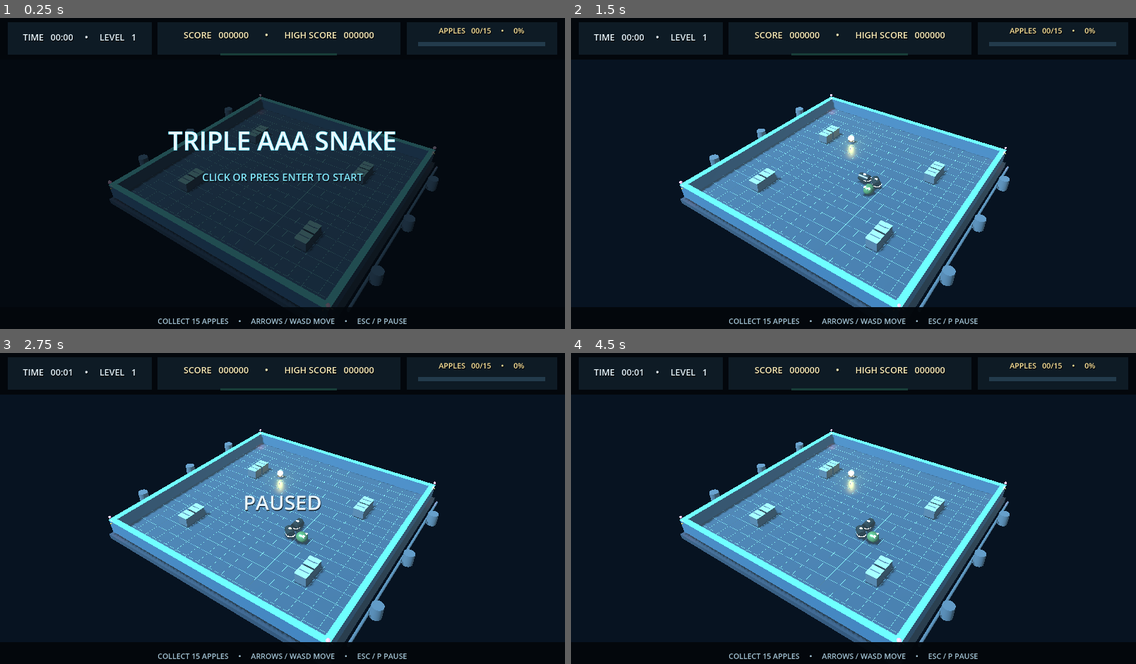
Above: before the commit, frames 1-4 (two rows, left to right).
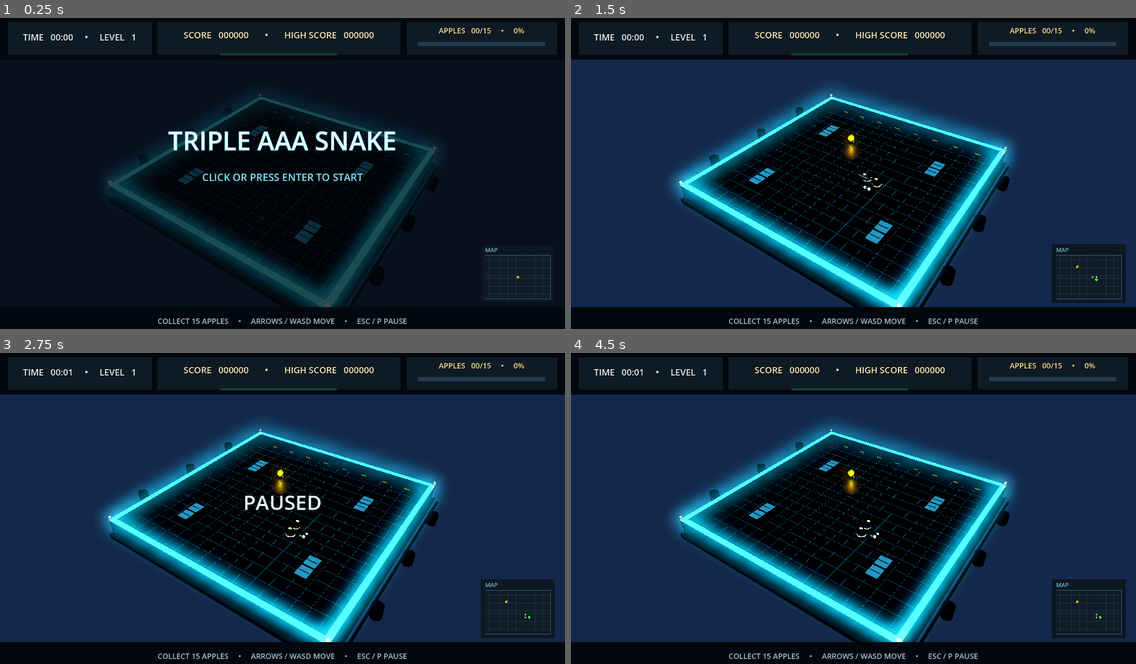
Above: after the commit, the same moments.

Repository: ADD-Attack/Cadre
Game: Godot game, scene res://main.tscn
Two runs of this game, one before a commit and one after it. Both use one fixed random seed, a clock stepped at 60 frames per second and the inputs below.
Inputs (mouse positions are in pixels of both pictures, inside the frame that each line leads up to):
- Up to frame 1 (0.25 s): no input
- Up to frame 2 (1.5 s): tap Enter at 0.5, 0.6 s; move the mouse to (977, 161) at 0.52 s; hold Right 0.53-1.28 s; click (977, 161) at 0.67 s; move the mouse to (740, 192) at 1.27 s; hold Down from 1.28 s (still down); tap Keypad Enter at 1.35 s; click (740, 192) at 1.42 s
- Up to frame 3 (2.75 s): move the mouse to (339, 443) at 2.02 s; release Down at 2.03 s; hold Right from 2.03 s (still down); tap P at 2.1 s; click (339, 443) at 2.17 s
- Up to frame 4 (4.5 s): tap Space at 2.75, 4.25 s; move the mouse to (825, 573) at 2.77 s; release Right at 2.78 s; hold Up 2.78-3.53 s; tap Enter at 2.85, 3.5 s; click (825, 573) at 2.92 s; move the mouse to (1023, 558) at 3.52 s; hold Left from 3.53 s (still down); tap Keypad Enter at 3.6 s; click (1023, 558) at 3.67 s; move the mouse to (684, 464) at 4.27 s; tap P at 4.35 s; click (684, 464) at 4.42 s

The runs differ from the first frame. In frame 1, 18% of the frame differs, in the area x 18-98%, y 23-93%; in frame 2, 77%, in the area x 0-100%, y 13-93%; in frame 3, 77%; in frame 4, 77%.

Commit message:
Snake Wave 3: dark neon arena and minimap

Diff:
--- a/snake-aaa/main.gd
+++ b/snake-aaa/main.gd
@@ -9,7 +9,7 @@
 const CYAN := Color("#13d9ff")
 const GREEN := Color("#7dff76")
 const GOLD := Color("#ffc83d")
-const BG := Color("#071321")
+const BG := Color("#05090f")
 
 var rng := RandomNumberGenerator.new()
 var snake: Array[Vector2i] = []
@@ -46,6 +46,7 @@
 var progress_fill: ColorRect
 var apple_fruit: MeshInstance3D
 var warning_lights: Array[MeshInstance3D] = []
+var minimap: SnakeMinimap
 var objective_label: Label
 var pause_label: Label
 var hud_layer: CanvasLayer
@@ -81,6 +82,8 @@
 	for i in range(warning_lights.size()):
 		warning_lights[i].scale = Vector3.ONE * (0.8 + 0.35 * (0.5 + 0.5 * sin(elapsed * 2.4 + float(i))))
 	_update_hud()
+	if minimap != null:
+		minimap.update_state(snake, apple)
 
 
 func _unhandled_input(event: InputEvent) -> void:
@@ -116,19 +119,22 @@
 	environment.background_mode = Environment.BG_COLOR
 	environment.background_color = BG
 	environment.ambient_light_source = Environment.AMBIENT_SOURCE_COLOR
-	environment.ambient_light_color = Color("#a1c4dc")
-	environment.ambient_light_energy = 1.15
-	environment.fog_enabled = true
-	environment.fog_light_color = Color("#789bad")
-	environment.fog_density = 0.0035
+	environment.ambient_light_color = Color("#2a3c50")
+	environment.ambient_light_energy = 0.35
+	environment.fog_enabled = false
 	environment.tonemap_mode = Environment.TONE_MAPPER_FILMIC
+	environment.tonemap_exposure = 1.0
+	environment.glow_enabled = true
+	environment.glow_intensity = 0.6
+	environment.glow_strength = 1.1
+	environment.glow_hdr_threshold = 0.55
 	world.environment = environment
 	add_child(world)
 
 	var sun := DirectionalLight3D.new()
 	sun.rotation_degrees = Vector3(-52, -28, 0)
-	sun.light_color = Color("#c5e9ff")
-	sun.light_energy = 1.8
+	sun.light_color = Color("#bfe3ff")
+	sun.light_energy = 0.7
 	sun.shadow_enabled = true
 	add_child(sun)
 
@@ -155,37 +161,37 @@
 func _build_arena() -> void:
 	var floor_mesh := BoxMesh.new()
 	floor_mesh.size = Vector3(GRID_SIZE * TILE, 0.25, GRID_SIZE * TILE)
-	_add_mesh(arena_root, floor_mesh, Vector3(0, -0.2, 0), _material(Color("#30495d"), 0.65, 0.4))
+	_add_mesh(arena_root, floor_mesh, Vector3(0, -0.2, 0), _material(Color("#141e29"), 0.85, 0.38))
 	var under_mesh := BoxMesh.new()
 	under_mesh.size = Vector3(GRID_SIZE * TILE + 1.0, 0.45, GRID_SIZE * TILE + 1.0)
-	_add_mesh(arena_root, under_mesh, Vector3(0, -0.58, 0), _material(Color("#142638"), 0.55, 0.6))
+	_add_mesh(arena_root, under_mesh, Vector3(0, -0.58, 0), _material(Color("#09111a"), 0.72, 0.55))
 	# Fine metal grid lines and luminous perimeter inlays.
 	for i in range(GRID_SIZE + 1):
 		var offset := (float(i) - CENTER) * TILE - TILE * 0.5
 		var line_mesh := BoxMesh.new()
 		line_mesh.size = Vector3(0.018, 0.014, GRID_SIZE * TILE)
-		_add_mesh(arena_root, line_mesh, Vector3(offset, -0.064, 0), _glow_material(Color("#54819a"), 0.48))
+		_add_mesh(arena_root, line_mesh, Vector3(offset, -0.064, 0), _glow_material(Color("#0e5566"), 0.6))
 		var cross_mesh := BoxMesh.new()
 		cross_mesh.size = Vector3(GRID_SIZE * TILE, 0.014, 0.018)
-		_add_mesh(arena_root, cross_mesh, Vector3(0, -0.064, offset), _glow_material(Color("#54819a"), 0.48))
+		_add_mesh(arena_root, cross_mesh, Vector3(0, -0.064, offset), _glow_material(Color("#0e5566"), 0.6))
 	var span := GRID_SIZE * TILE
 	for edge in [-1, 1]:
 		var wall := BoxMesh.new()
 		wall.size = Vector3(span + 0.48, 1.25, 0.42)
-		_add_mesh(arena_root, wall, Vector3(0, 0.5, edge * (span * 0.5 + 0.03)), _material(Color("#29485f"), 0.42, 0.38))
-		_add_mesh(arena_root, _box(Vector3(span + 0.52, 0.055, 0.48)), Vector3(0, 1.15, edge * (span * 0.5 + 0.03)), _glow_material(CYAN, 4.0))
+		_add_mesh(arena_root, wall, Vector3(0, 0.5, edge * (span * 0.5 + 0.03)), _material(Color("#0d1620"), 0.7, 0.45))
+		_add_mesh(arena_root, _box(Vector3(span + 0.52, 0.055, 0.48)), Vector3(0, 1.15, edge * (span * 0.5 + 0.03)), _glow_material(CYAN, 3.2))
 		var side_wall := BoxMesh.new()
 		side_wall.size = Vector3(0.42, 1.25, span + 0.48)
-		_add_mesh(arena_root, side_wall, Vector3(edge * (span * 0.5 + 0.03), 0.5, 0), _material(Color("#29485f"), 0.42, 0.38))
-		_add_mesh(arena_root, _box(Vector3(0.48, 0.055, span + 0.52)), Vector3(edge * (span * 0.5 + 0.03), 1.15, 0), _glow_material(CYAN, 4.0))
+		_add_mesh(arena_root, side_wall, Vector3(edge * (span * 0.5 + 0.03), 0.5, 0), _material(Color("#0d1620"), 0.7, 0.45))
+		_add_mesh(arena_root, _box(Vector3(0.48, 0.055, span + 0.52)), Vector3(edge * (span * 0.5 + 0.03), 1.15, 0), _glow_material(CYAN, 3.2))
 	# Eight fixed crates leave a generous opening around the spawn lane.
 	obstacles = [Vector2i(-5, -4), Vector2i(-5, -3), Vector2i(5, -4), Vector2i(5, -3), Vector2i(-5, 4), Vector2i(-5, 5), Vector2i(5, 4), Vector2i(5, 5)]
 	for cell in obstacles:
 		var crate := BoxMesh.new()
 		crate.size = Vector3(TILE * 0.82, 0.82, TILE * 0.82)
 		var pos := _cell_to_world(cell)
-		_add_mesh(arena_root, crate, pos + Vector3(0, 0.43, 0), _material(Color("#526778"), 0.72, 0.3))
-		_add_mesh(arena_root, _box(Vector3(TILE * 0.84, 0.045, TILE * 0.84)), pos + Vector3(0, 0.86, 0), _glow_material(Color("#36a0bd"), 1.8))
+		_add_mesh(arena_root, crate, pos + Vector3(0, 0.43, 0), _material(Color("#1a2634"), 0.8, 0.3))
+		_add_mesh(arena_root, _box(Vector3(TILE * 0.84, 0.045, TILE * 0.84)), pos + Vector3(0, 0.86, 0), _glow_material(Color("#266580"), 0.7))
 		_add_mesh(arena_root, _box(Vector3(TILE * 0.7, 0.04, 0.08)), pos + Vector3(0, 0.88, 0), _material(Color("#536c79"), 0.7, 0.25))
 
 	_build_industrial_details(span)
@@ -195,17 +201,17 @@
 	# Alternating hazard bands across the inside face of the four arena walls.
 	for edge in [-1.0, 1.0]:
 		for i in range(19):
-			var stripe_color := Color("#ffd34e") if i % 2 == 0 else Color("#18232d")
+			var stripe_color := Color("#d8a012") if i % 2 == 0 else Color("#0a0a0a")
 			var x := -10.2 + float(i) * 1.14
-			_add_mesh(arena_root, _box(Vector3(0.55, 0.09, 0.035)), Vector3(x, 0.96, edge * 10.12), _material(stripe_color, 0.3, 0.45))
-			_add_mesh(arena_root, _box(Vector3(0.035, 0.09, 0.55)), Vector3(edge * 10.12, 0.96, x), _material(stripe_color, 0.3, 0.45))
+			_add_mesh(arena_root, _box(Vector3(0.55, 0.09, 0.035)), Vector3(x, 0.02, edge * 10.01), _material(stripe_color, 0.3, 0.45))
+			_add_mesh(arena_root, _box(Vector3(0.035, 0.09, 0.55)), Vector3(edge * 10.01, 0.02, x), _material(stripe_color, 0.3, 0.45))
 	# Pipe runs and industrial drums sit beyond the playable wall.
 	for side in [-1.0, 1.0]:
 		var pipe_mesh := CylinderMesh.new()
 		pipe_mesh.top_radius = 0.105
 		pipe_mesh.bottom_radius = 0.105
 		pipe_mesh.height = span - 2.0
-		var pipe := _add_mesh(arena_root, pipe_mesh, Vector3(side * 11.2, 0.18, 0), _material(Color("#546c7c"), 0.75, 0.32))
+		var pipe := _add_mesh(arena_root, pipe_mesh, Vector3(side * 11.2, 0.18, 0), _material(Color("#131c26"), 0.86, 0.34))
 		pipe.rotation.x = PI / 2.0
 		for z in [-6.0, 0.0, 6.0]:
 			var barrel_mesh := CylinderMesh.new()
@@ -213,22 +219,22 @@
 			barrel_mesh.bottom_radius = 0.43
 			barrel_mesh.height = 1.05
 			var barrel_x: float = side * 11.65
-			_add_mesh(arena_root, barrel_mesh, Vector3(barrel_x, 0.52, z), _material(Color("#526879"), 0.72, 0.35))
+			_add_mesh(arena_root, barrel_mesh, Vector3(barrel_x, 0.52, z), _material(Color("#131c26"), 0.86, 0.34))
 			var band := TorusMesh.new()
 			band.inner_radius = 0.36
 			band.outer_radius = 0.42
-			var band_node := _add_mesh(arena_root, band, Vector3(barrel_x, 0.52, z), _material(Color("#899ba5"), 0.8, 0.28))
+			var band_node := _add_mesh(arena_root, band, Vector3(barrel_x, 0.52, z), _material(Color("#202a34"), 0.88, 0.3))
 			band_node.rotation.x = PI / 2.0
 	# Red beacons identify the four wall corners.
 	for x in [-10.35, 10.35]:
 		for z in [-10.35, 10.35]:
-			var beacon := _sphere(arena_root, Vector3(x, 1.42, z), 0.13, _glow_material(Color("#ff334a"), 2.8))
+			var beacon := _sphere(arena_root, Vector3(x, 1.42, z), 0.13, _glow_material(Color("#ff2a1e"), 3.0))
 			warning_lights.append(beacon)
 			var point := OmniLight3D.new()
 			point.position = Vector3(x, 1.4, z)
-			point.light_color = Color("#ff304a")
-			point.light_energy = 1.3
-			point.omni_range = 2.8
+			point.light_color = Color("#ff2a1e")
+			point.light_energy = 0.8
+			point.omni_range = 2.5
 			arena_root.add_child(point)
 
 
@@ -306,6 +312,42 @@
 	pause_label = _label("PAUSED", 46, Color("#eaf8ff"), Vector2(0, 306), Vector2(1280, 64), HORIZONTAL_ALIGNMENT_CENTER)
 	pause_label.visible = false
 	hud_layer.add_child(pause_label)
+	minimap = SnakeMinimap.new()
+	minimap.name = "MAP"
+	minimap.position = Vector2(1090, 514)
+	minimap.size = Vector2(166, 132)
+	minimap.mouse_filter = Control.MOUSE_FILTER_IGNORE
+	hud_layer.add_child(minimap)
+
+
+class SnakeMinimap extends Control:
+	var cells: Array[Vector2i] = []
+	var food := Vector2i.ZERO
+
+	func update_state(source: Array[Vector2i], apple_cell: Vector2i) -> void:
+		cells = source.duplicate()
+		food = apple_cell
+		queue_redraw()
+
+	func _draw() -> void:
+		draw_rect(Rect2(Vector2.ZERO, size), Color("#08111a"))
+		draw_rect(Rect2(Vector2.ONE, size - Vector2(2, 2)), Color("#0d1822"))
+		draw_string(get_theme_default_font(), Vector2(9, 17), "MAP", HORIZONTAL_ALIGNMENT_LEFT, -1, 13, Color("#72b7c8"))
+		var bounds := Rect2(9, 24, size.x - 18, size.y - 32)
+		var cell_size := bounds.size / 17.0
+		draw_rect(bounds, Color("#101c27"))
+		for i in range(18):
+			var offset := float(i) * cell_size.x
+			draw_line(bounds.position + Vector2(offset, 0), bounds.position + Vector2(offset, bounds.size.y), Color(0.12, 0.29, 0.35, 0.45), 0.6)
+			offset = float(i) * cell_size.y
+			draw_line(bounds.position + Vector2(0, offset), bounds.position + Vector2(bounds.size.x, offset), Color(0.12, 0.29, 0.35, 0.45), 0.6)
+		draw_rect(bounds, Color("#315061"), false, 1.0)
+		var apple_pos := bounds.position + (Vector2(food.x + 8.5, food.y + 8.5)) * cell_size
+		draw_circle(apple_pos, 2.8, Color("#ffb300"))
+		for i in range(cells.size() - 1, -1, -1):
+			var cell := cells[i]
+			var pos := bounds.position + Vector2(cell.x + 8.5, cell.y + 8.5) * cell_size
+			draw_circle(pos, 2.7 if i == 0 else 1.9, Color("#46ff5e") if i == 0 else Color("#92d85b"))
 
 
 func _panel(pos: Vector2, size: Vector2) -> ColorRect:
@@ -398,17 +440,18 @@
 	var pedestal := CylinderMesh.new()
 	pedestal.top_radius = 0.31
 	pedestal.bottom_radius = 0.4
+	pedestal.radial_segments = 6
 	pedestal.height = 0.16
-	_add_mesh(apple_root, pedestal, at + Vector3(0, 0.08, 0), _material(Color("#596776"), 0.82, 0.27))
+	_add_mesh(apple_root, pedestal, at + Vector3(0, 0.08, 0), _material(Color("#10161d"), 0.82, 0.3))
 	var pedestal_ring := TorusMesh.new()
 	pedestal_ring.inner_radius = 0.29
 	pedestal_ring.outer_radius = 0.36
-	var pedestal_ring_node := _add_mesh(apple_root, pedestal_ring, at + Vector3(0, 0.17, 0), _glow_material(GOLD, 3.8))
+	var pedestal_ring_node := _add_mesh(apple_root, pedestal_ring, at + Vector3(0, 0.17, 0), _glow_material(CYAN, 2.2))
 	pedestal_ring_node.rotation.x = PI / 2.0
 	var fruit := SphereMesh.new()
 	fruit.radius = 0.32
 	fruit.height = 0.64
-	apple_fruit = _add_mesh(apple_root, fruit, at + Vector3(0, 0.48, 0), _glow_material(GOLD, 4.5))
+	apple_fruit = _add_mesh(apple_root, fruit, at + Vector3(0, 0.48, 0), _glow_material(Color("#ffb300"), 2.6))
 	apple_fruit.name = "AppleFruit"
 	var stem := CylinderMesh.new()
 	stem.top_radius = 0.035
@@ -421,9 +464,9 @@
 	_add_mesh(apple_root, leaf, at + Vector3(0.1, 0.87, 0), _material(Color("#71ff88"), 0.3, 0.1))
 	var glow := OmniLight3D.new()
 	glow.position = at + Vector3(0, 0.62, 0)
-	glow.light_color = GOLD
-	glow.light_energy = 2.4
-	glow.omni_range = 3.6
+	glow.light_color = Color("#ffb300")
+	glow.light_energy = 2.0
+	glow.omni_range = 3.5
 	apple_root.add_child(glow)
 
 
@@ -469,7 +512,7 @@
 			var head_mesh := CapsuleMesh.new()
 			head_mesh.radius = 0.43
 			head_mesh.height = 1.0
-			var head := _add_mesh(snake_root, head_mesh, at + Vector3(0, 0.43, 0), _material(Color("#7bbf79"), 0.88, 0.22))
+			var head := _add_mesh(snake_root, head_mesh, at + Vector3(0, 0.43, 0), _material(Color("#1c2833"), 0.9, 0.3))
 			var head_axis := Vector3(direction.x, 0, direction.y).normalized()
 			if head_axis.length_squared() > 0.5:
 				head.basis = Basis(Quaternion(Vector3.UP, head_axis))
@@ -477,8 +520,8 @@
 			var side := Vector3(-direction.y, 0, direction.x).normalized()
 			for sign in [-1.0, 1.0]:
 				var eye_pos: Vector3 = at + Vector3(0, 0.72, 0) + forward * 0.28 + side * 0.2 * sign
-				_sphere(snake_root, eye_pos, 0.125, _material(Color("#f3fff0"), 0.25, 0.18))
-				_sphere(snake_root, eye_pos + forward * 0.075, 0.064, _glow_material(Color("#0c2420"), 0.35))
+				_sphere(snake_root, eye_pos, 0.13, _glow_material(Color("#46ff5e"), 2.5))
+				_sphere(snake_root, eye_pos + forward * 0.075, 0.055, _material(Color("#0c1714"), 0.5, 0.25))
 		else:
 			var prev_cell: Vector2i = snake[maxi(0, i - 1)]
 			var next_cell: Vector2i = snake[mini(snake.size() - 1, i + 1)]
@@ -490,12 +533,12 @@
 			cylinder.bottom_radius = 0.37
 			cylinder.height = 0.93
 			cylinder.radial_segments = 16
-			var body := _add_mesh(snake_root, cylinder, at + Vector3(0, 0.4, 0), _material(Color("#43575b"), 0.94, 0.24))
+			var body := _add_mesh(snake_root, cylinder, at + Vector3(0, 0.4, 0), _material(Color("#1c2833"), 0.9, 0.3))
 			body.basis = Basis(Quaternion(Vector3.UP, tangent))
 			var ring := TorusMesh.new()
 			ring.inner_radius = 0.32
 			ring.outer_radius = 0.405
-			var ring_node := _add_mesh(snake_root, ring, at + Vector3(0, 0.4, 0) + tangent * (TILE * 0.24), _glow_material(GREEN, 3.2))
+			var ring_node := _add_mesh(snake_root, ring, at + Vector3(0, 0.4, 0) + tangent * (TILE * 0.24), _glow_material(Color("#46ff5e"), 3.0))
 			ring_node.basis = Basis(Quaternion(Vector3.BACK, tangent))
 			var spine := _sphere(snake_root, at + Vector3(0, 0.765, 0), 0.115, _glow_material(Color("#c8ff6b"), 1.0))
 			spine.scale = Vector3(1.25, 0.55, 1.0)
Not shown, changed: snake-aaa/build/web/index.html
Not shown, changed: snake-aaa/build/web/index.pck
